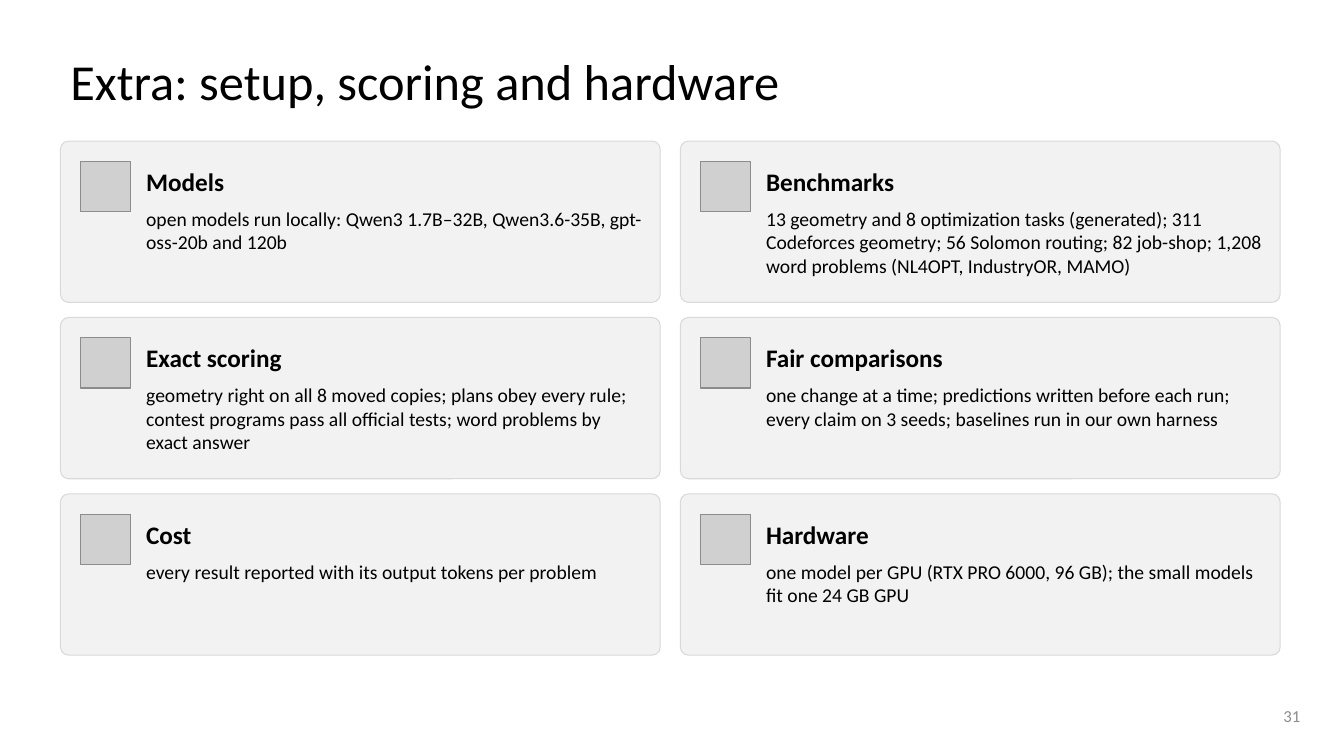
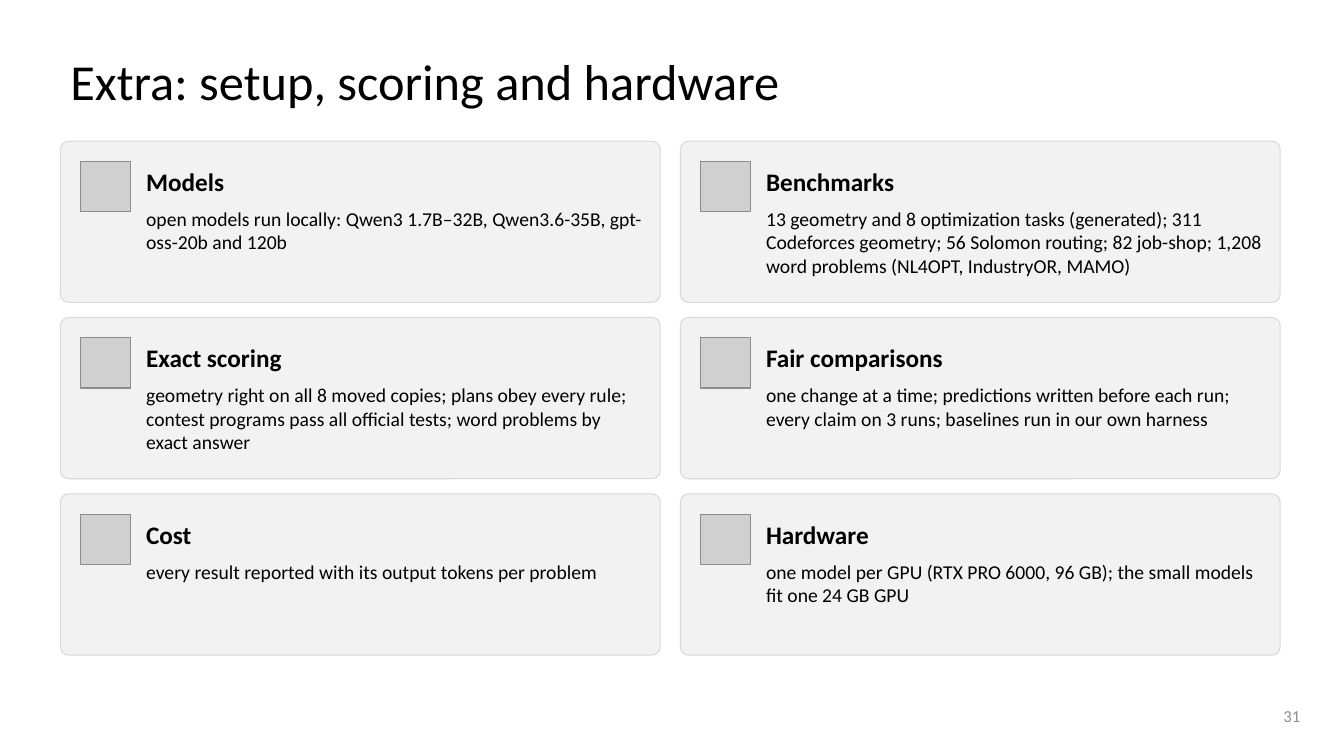
Before and after one commit to dlwns147/CSED490E_Project_Team5, a slide deck: slide 31 of Proposal_Team5.pptx. Drawn at 1344x756 pixels with LibreOffice and Linux fonts; fonts in the diff are those of the drawing; grey boxes stand for pictures. Boxes give left, top, right and bottom in pixels: in the first picture for what was removed or moved away, otherwise in the second. Text is boxed around its words. In the diff, an @@ line names an element or a change of style, - is before the commit and + after.

```diff
--- a/Proposal_Team5.pptx
+++ b/Proposal_Team5.pptx
@@ text at (766, 388, 1230, 429): text changed @@
-one change at a time; predictions written before each run; every claim on 3 seeds; baselines run in our own harness
+one change at a time; predictions written before each run; every claim on 3 runs; baselines run in our own harness
```
Also in this commit, not shown: 8 other slides changed, 3 other files.
